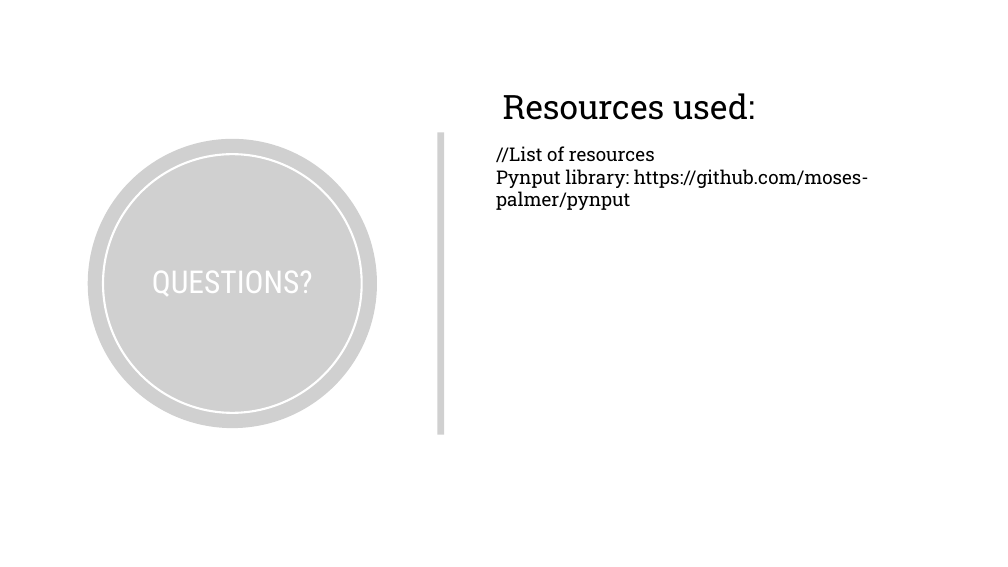
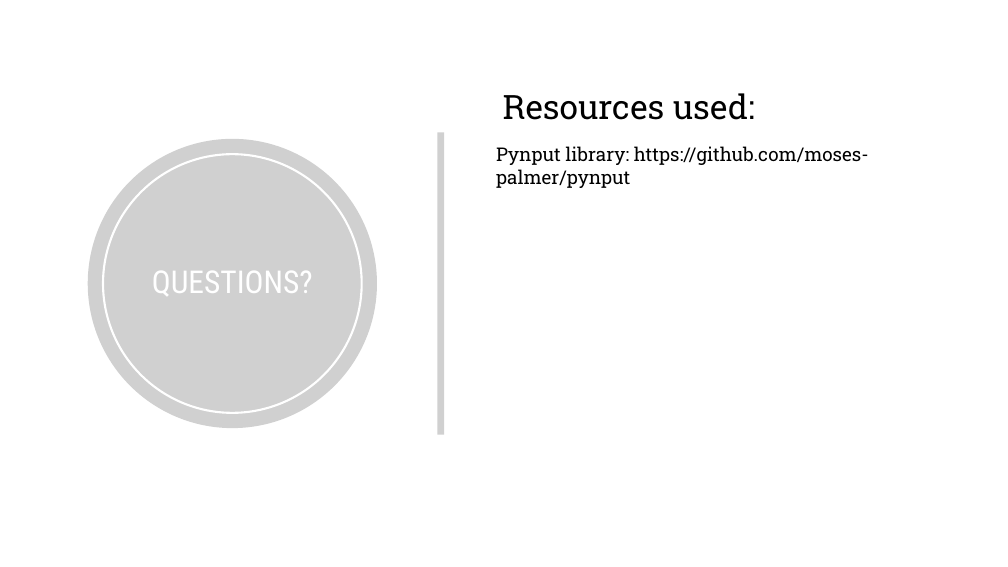
Before and after one commit to TeamDSLP/Pylogger, a slide deck: slide 13 of Project Presentation.pptx (slide 12 before the commit). Drawn at 1008x567 pixels with LibreOffice and Linux fonts; fonts in the diff are those of the drawing; grey boxes stand for pictures; background and template pictures are left out. Boxes give left, top, right and bottom in pixels: in the first picture for what was removed or moved away, otherwise in the second. Text is boxed around its words. In the diff, an @@ line names an element or a change of style, - is before the commit and + after.

```diff
--- a/Project Presentation.pptx
+++ b/Project Presentation.pptx
@@ text at <box>496,146,655,162</box>: paragraph removed @@
-//List of resources
```
Also in this commit, not shown: 2 other slides changed, 1 slide added.
